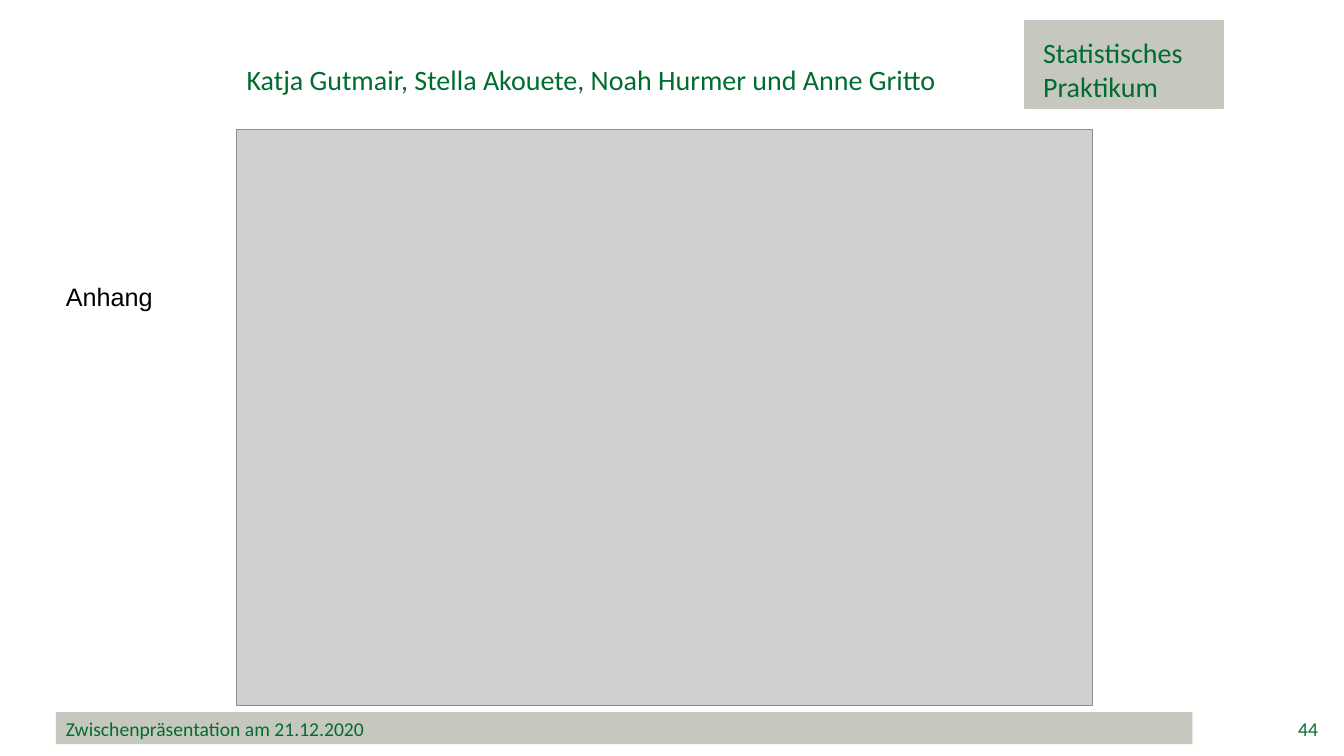
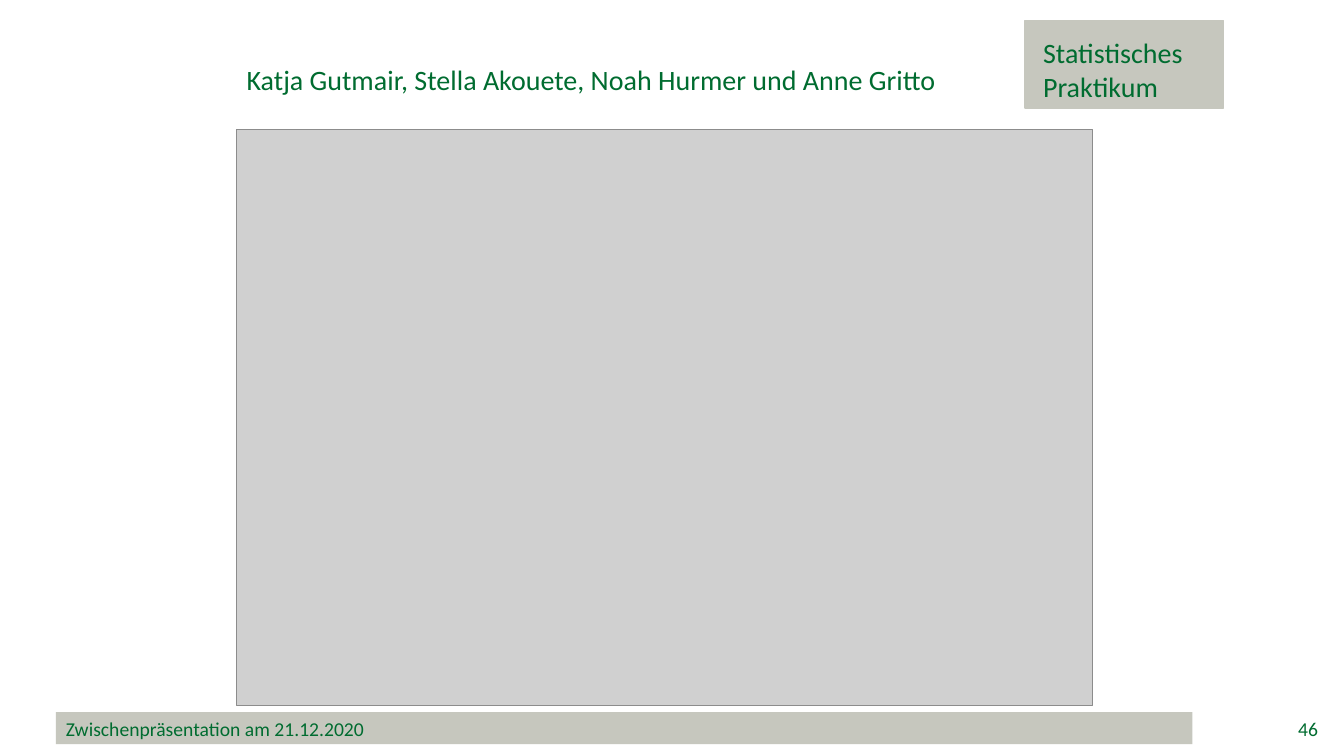
Before and after one commit to minimops/weatherFrog, a slide deck: slide 46 of ppt/Zwischenpraesentation_v1.1.pptx (slide 44 before the commit). Drawn at 1344x756 pixels with LibreOffice and Linux fonts; fonts in the diff are those of the drawing; grey boxes stand for pictures; background and template pictures are left out. Boxes give left, top, right and bottom in pixels: in the first picture for what was removed or moved away, otherwise in the second. Text is boxed around its words. In the diff, an @@ line names an element or a change of style, - is before the commit and + after.

Commit message:
fertige zwischenpräsentation mit anhang

```diff
--- a/ppt/Zwischenpraesentation_v1.1.pptx
+++ b/ppt/Zwischenpraesentation_v1.1.pptx
@@ text removed at (x1=66, y1=287, x2=153, y2=312) @@
-Anhang
@@ page number at (x1=1298, y1=722, x2=1318, y2=736): text changed @@
-44
+46
```
Also in this commit, not shown: 5 other slides changed, 8 slides added, 22 other files.
